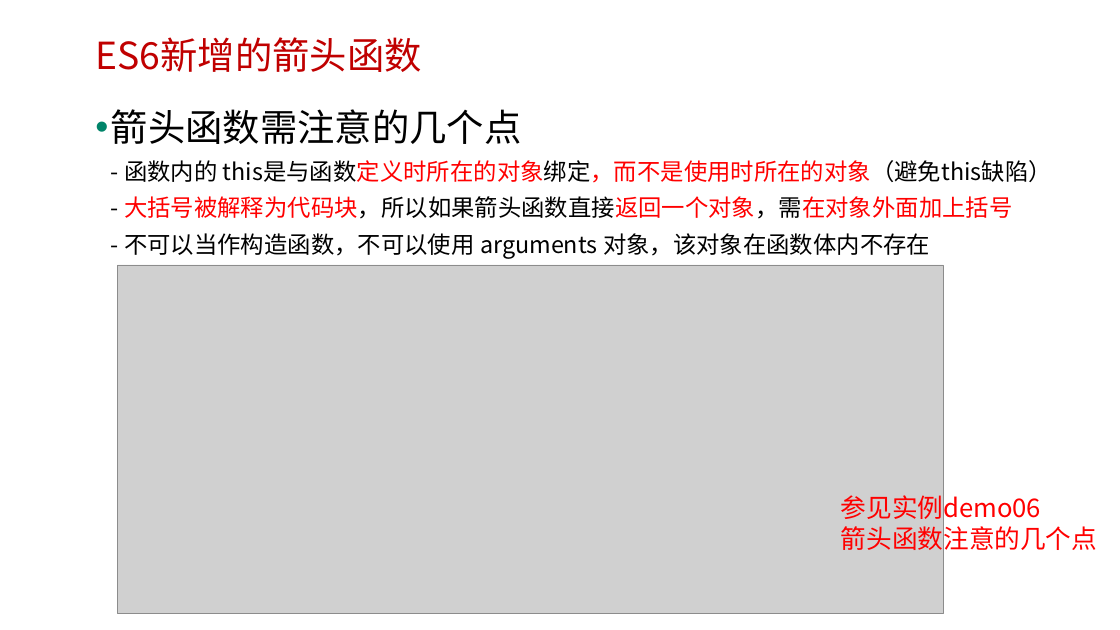
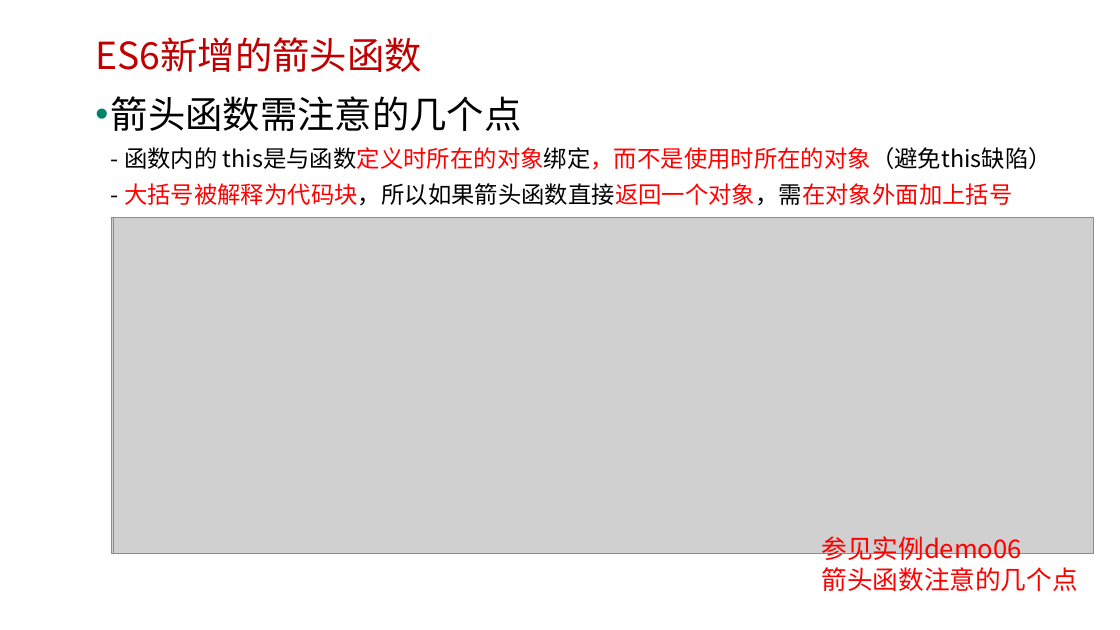
Before and after one commit to edu2act/course-javascript-advanced, a slide deck: slide 9 of 课程PPT/14.ECMAScript 6 二（10、ES6对函数参数的扩展）.pptx. Drawn at 1120x630 pixels with LibreOffice and Linux fonts; fonts in the diff are those of the drawing; grey boxes stand for pictures; background and template pictures are left out. Boxes give left, top, right and bottom in pixels: in the first picture for what was removed or moved away, otherwise in the second. Text is boxed around its words. In the diff, an @@ line names an element or a change of style, - is before the commit and + after.

```diff
--- a/课程PPT/14.ECMAScript 6 二（10、ES6对函数参数的扩展）.pptx
+++ b/课程PPT/14.ECMAScript 6 二（10、ES6对函数参数的扩展）.pptx
@@ text at bbox=[111, 96, 1052, 206]: text changed @@
-• 箭头函数需注意的几个点
-  - 函数内的 this是与函数定义时所在的对象绑定，而不是使用时所在的对象（避免this缺陷）
-  - 大括号被解释为代码块，所以如果箭头函数直接返回一个对象，需在对象外面加上括号
-  - 不可以当作构造函数，不可以使用 arguments 对象，该对象在函数体内不存在
+• 箭头函数需注意的几个点
+  - 函数内的 this是与函数定义时所在的对象绑定，而不是使用时所在的对象（避免this缺陷）
+  - 大括号被解释为代码块，所以如果箭头函数直接返回一个对象，需在对象外面加上括号
@@ picture: place and size @@
-picture at bbox=[118, 265, 944, 613]
+picture at bbox=[112, 218, 789, 553]
@@ picture added at bbox=[113, 218, 969, 553] @@
@@ picture added at bbox=[113, 218, 1094, 553] @@
@@ text "参见实例demo06" rewrapped from bbox=[841, 491, 1097, 555] to bbox=[822, 536, 1078, 591] @@
```
Also in this commit, not shown: 3 other slides changed, 2 other files.
